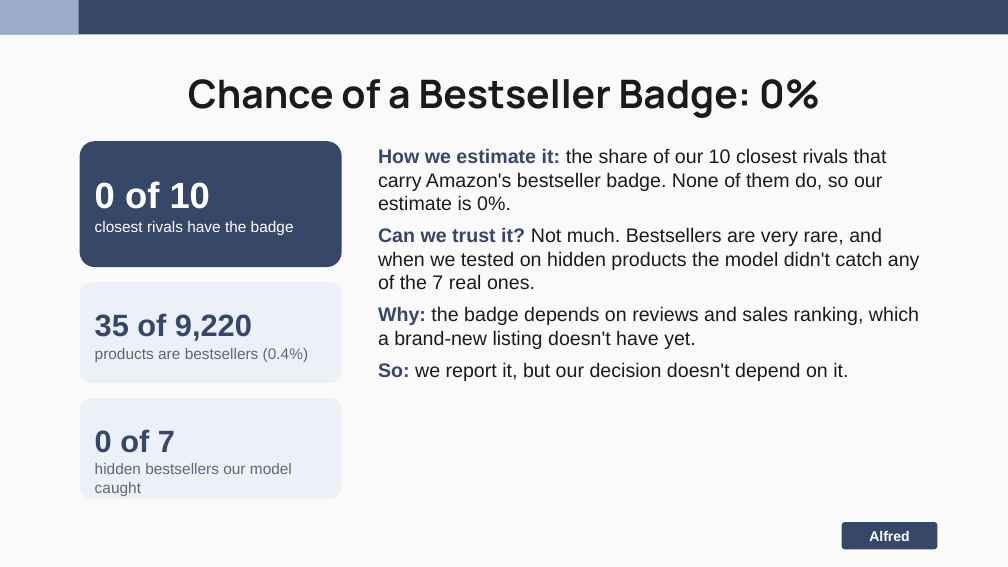
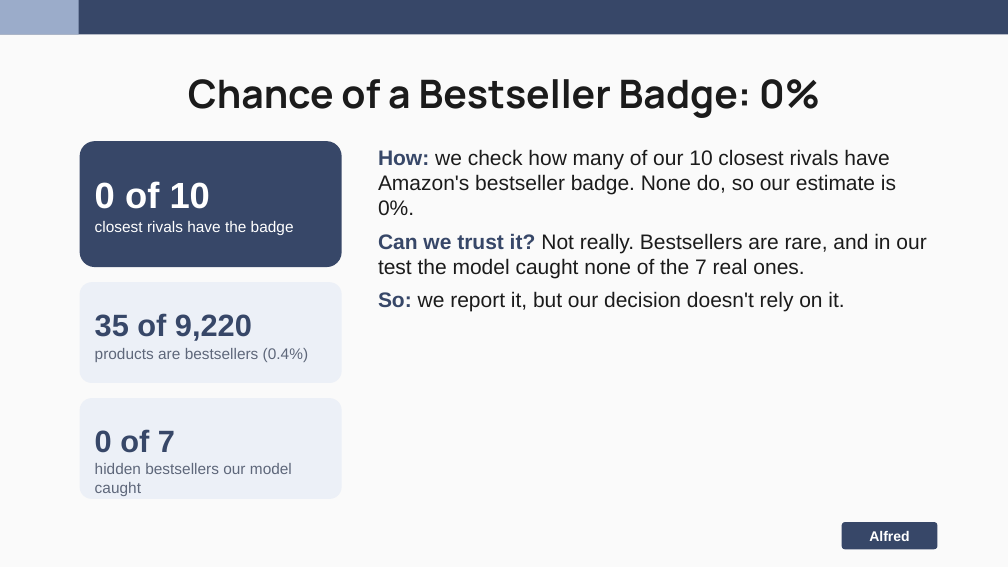
Before and after one commit to nakimagine/hello-world, a slide deck: slide 11 of Group_3_Amazon_Office_Electronic_Slides.pptx. Drawn at 1008x567 pixels with LibreOffice and Linux fonts; fonts in the diff are those of the drawing. Boxes give left, top, right and bottom in pixels: in the first picture for what was removed or moved away, otherwise in the second. Text is boxed around its words. In the diff, an @@ line names an element or a change of style, - is before the commit and + after.

```diff
--- a/Group_3_Amazon_Office_Electronic_Slides.pptx
+++ b/Group_3_Amazon_Office_Electronic_Slides.pptx
@@ text at [378,149,926,312]: text changed; size 14 to 15 pt @@
-How we estimate it: the share of our 10 closest rivals that carry Amazon's bestseller badge. None of them do, so our estimate is 0%.
-Can we trust it? Not much. Bestsellers are very rare, and when we tested on hidden products the model didn't catch any of the 7 real ones.
-Why: the badge depends on reviews and sales ranking, which a brand-new listing doesn't have yet.
-So: we report it, but our decision doesn't depend on it.
+How: we check how many of our 10 closest rivals have Amazon's bestseller badge. None do, so our estimate is 0%.
+Can we trust it? Not really. Bestsellers are rare, and in our test the model caught none of the 7 real ones.
+So: we report it, but our decision doesn't rely on it.
```
Also in this commit, not shown: 1 other slide changed.
